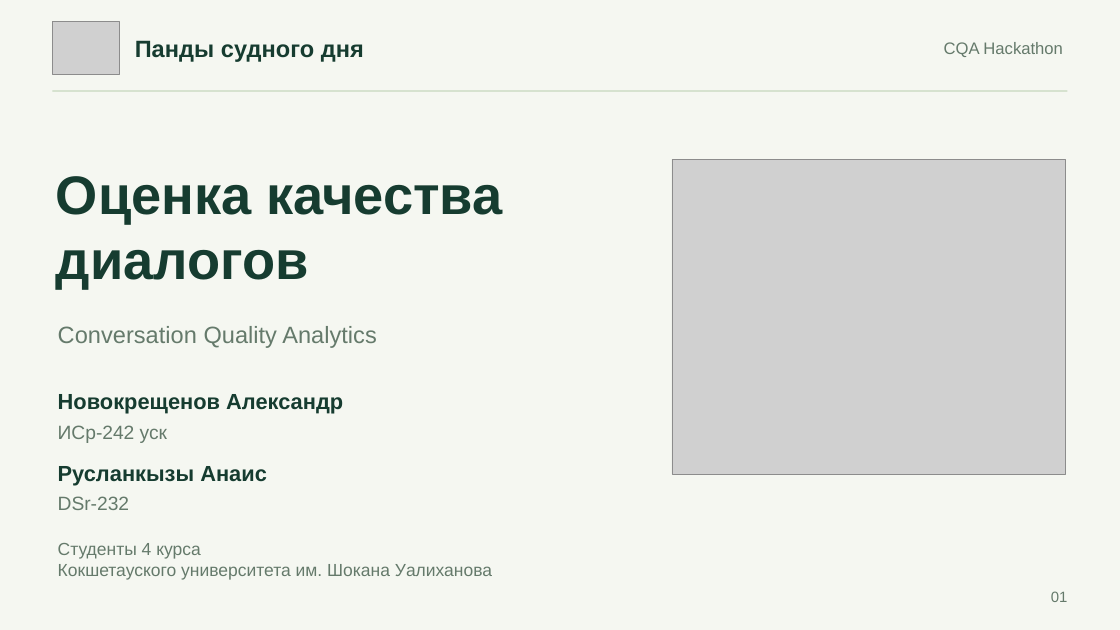
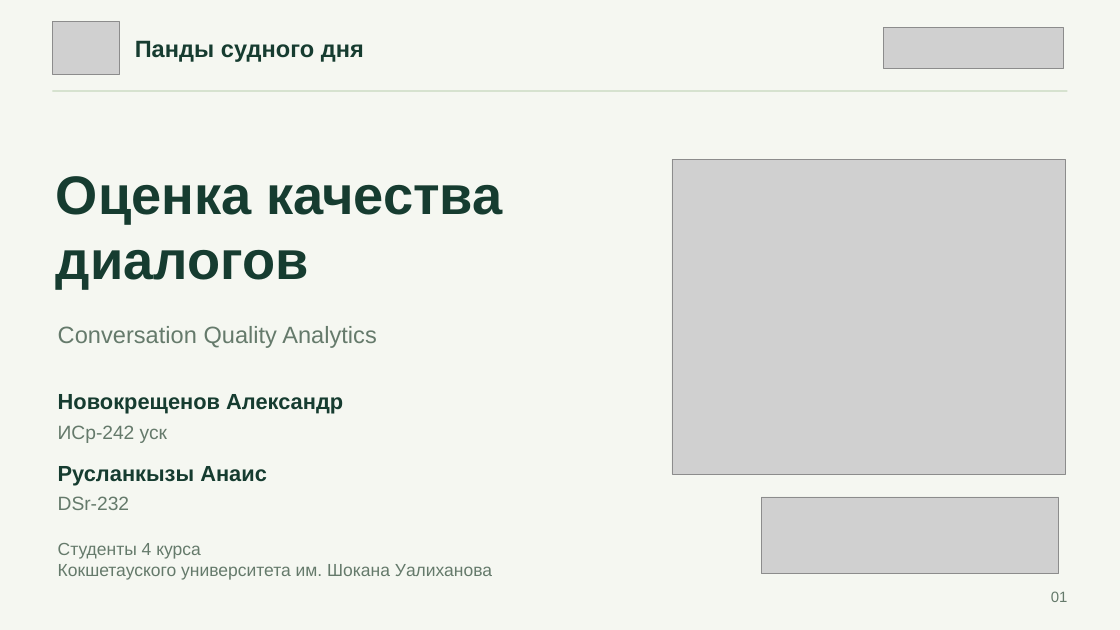
Before and after one commit to Aleks-48/panda-sudnogo-dnya., a slide deck: slide 1 of Анаис/presentation/Pandy_sudnogo_dnya_CQA.pptx. Drawn at 1120x630 pixels with LibreOffice and Linux fonts; fonts in the diff are those of the drawing; grey boxes stand for pictures. Boxes give left, top, right and bottom in pixels: in the first picture for what was removed or moved away, otherwise in the second. Text is boxed around its words. In the diff, an @@ line names an element or a change of style, - is before the commit and + after.

```diff
--- a/Анаис/presentation/Pandy_sudnogo_dnya_CQA.pptx
+++ b/Анаис/presentation/Pandy_sudnogo_dnya_CQA.pptx
@@ picture added at bbox=[884, 27, 1064, 68] @@
@@ text removed at bbox=[944, 42, 1063, 57] @@
-CQA Hackathon
@@ picture added at bbox=[761, 497, 1059, 575] @@
```
Also in this commit, not shown: 7 other slides changed, 1 other file.
